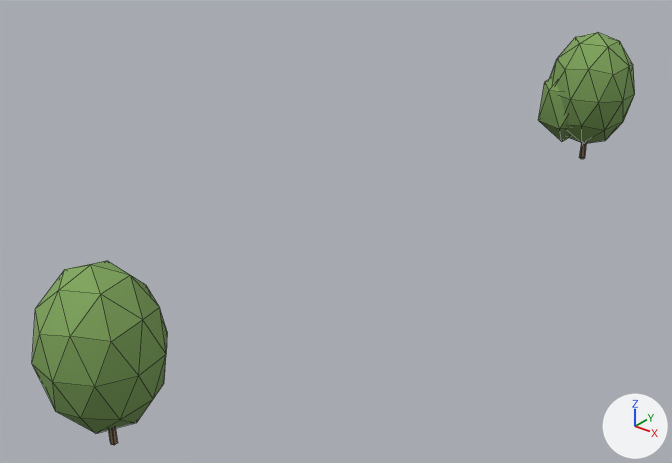
An edit to the glTF model viewer/districts/2050-linkeroever/chunks/c_0_-5.glb, drawn before and after from the same camera.
Rendered twice from a camera (50 mm lens) standing at (52.2, -1266.4, 29.5) and looking at (17.8, -1223.4, 2.9). Arrows for +X, +Y and +Z are at lower right; the lights stay in place. The older version comes first. Mesh edges are drawn as thin lines. Vertices at exactly the same position are counted once.

In view in the first picture: 'tree_round_0', 'tree_round_0.001'.
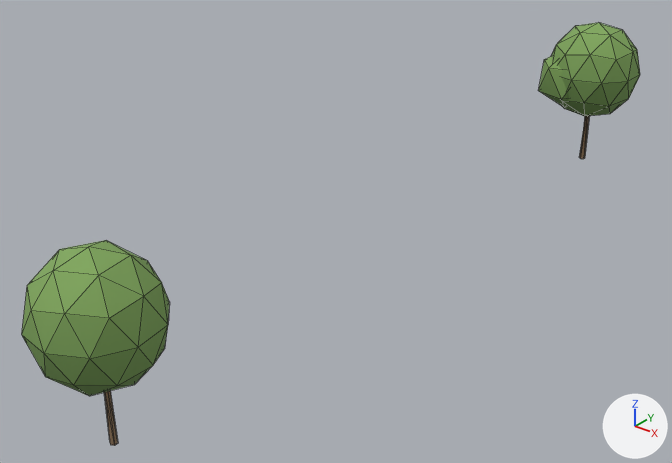
Changed parts and their boxes (x1, y1, x2, y2) in the pictures (672 x 463 px; the box of a moved part takes in the faces that stretch with it):
'tree_round_0', reshaped, moved, rescaled (9% wider, 11% taller)
    before: (32, 261, 167, 445)
    after: (22, 240, 169, 445)
'tree_round_0.001', reshaped, moved, rescaled (7% taller)
    before: (538, 32, 635, 159)
    after: (538, 23, 640, 159)
part 1 of me_tree_round_0, moved or reshaped
    before: (32, 32, 635, 433)
    after: (22, 23, 640, 396)
part 2 of me_tree_round_0, moved or reshaped
    before: (538, 78, 570, 142)
    after: (538, 57, 568, 107)
part 3 of me_tree_round_0, moved or reshaped (mostly hidden)
    before: (109, 143, 586, 445)
    after: (104, 116, 589, 445)

What the commit changed:
me_tree_round_0 is used by ob_tree_round_0; parent ob_trees_0__5; location (-0.0301, 0.0564, 4.975); rotation (0.0, 0.0, 2.061), in degrees (0, 0, 118); scale (4.53, 4.53, 4.97).
Before the commit, vertices of me_tree_round_0: 7 (-0.01, 0.03, 0.06), 8 (0.01, 0.02, 0.06), 14 (0.01, -0.02, 0.06), 20 (-0.01, -0.03, 0.06), 27 (-0.04, -0.02, 0.06).
Before the commit, vertices of me_tree_round_0: 29 (-0.04, 0.02, 0.06).
me_tree_round_0 had 66 vertices, 120 faces and spanned x -0.68..0.68, y -0.7..0.7, z -1.0..1.0.
me_tree_round_0 now has 66 vertices, 120 faces and spans x -0.67..0.67, y -0.69..0.69, z -1.0..1.0.
me_tree_round_0 part 1: the loose piece of 42 vertices spanning x -0.68..0.65, y -0.7..0.7, z -0.76..1.0 is scaled about its middle by (0.989, 0.989, 0.767), then moved by (0.0, 0.0, 0.21).
me_tree_round_0 part 2: the loose piece of 12 vertices spanning x -0.17..0.68, y -0.13..0.68, z -0.72..0.52 is scaled about its middle by (0.989, 0.989, 0.712), then moved by (0.0, 0.0, 0.32).
Part 3, on me_tree_round_0:
Vertices 7, 8, 14, 20, 27, 29 of me_tree_round_0 move by (0.0, 0.0, -0.35).
Object 'tree_round_0' (ob_tree_round_0) moves from (-0.0301, 0.0564, 4.975) to (-0.0323, 0.0605, 5.423).
Object 'tree_round_0' (ob_tree_round_0) is rescaled from (4.53, 4.53, 4.97) to (4.91, 4.91, 5.42).
Object 'tree_round_0.001' (ob_tree_round_0_001) moves from (1.048, 50.3, 5.485) to (1.044, 50.3, 5.883).
Object 'tree_round_0.001' (ob_tree_round_0_001) is rescaled from (5.13, 5.13, 5.49) to (5.47, 5.47, 5.88).
